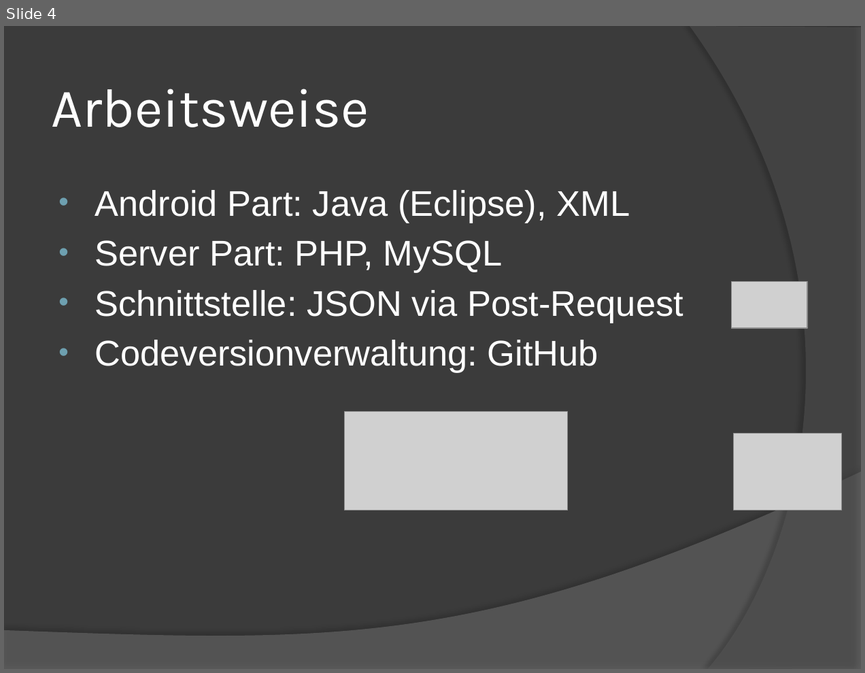
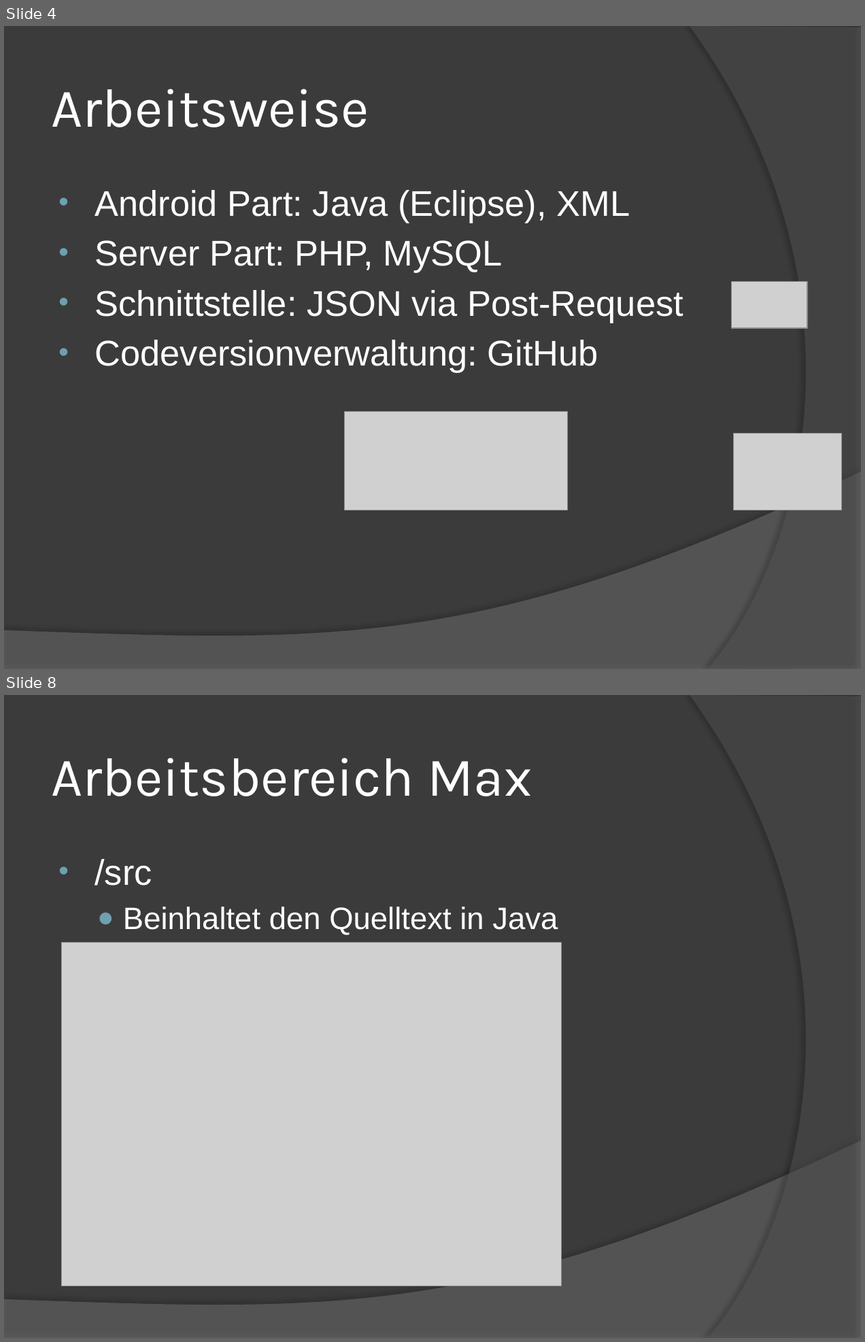
Before and after one commit to mbohlaender/pam, a slide deck: documentation/presentation.pptx. Shown one above the other, each under a label of ours: slide 4 before the commit, slides 4 and 8 after it; the slides between them are not shown. The pictures are 865x673 and 865x1342 pixels, drawn with LibreOffice and Linux fonts; fonts in the diff are those of the drawing; grey boxes stand for pictures. Boxes give left, top, right and bottom in pixels: in the first picture for what was removed or moved away, otherwise in the second. Text is boxed around its words. In the diff, an @@ line names an element or a change of style, - is before the commit and + after.

```diff
--- a/documentation/presentation.pptx
+++ b/documentation/presentation.pptx
@@ slide 8 added at <box>4,695,861,1338</box>, background #3B3B3B; not listed: 2 template elements that a slide beside it also shows @@
@@ title added at <box>51,758,532,796</box>, 46 pt, text #FFFFFF @@
+Arbeitsbereich Max
@@ text added at <box>94,859,558,935</box>, 26 pt, text #FFFFFF @@
+• /src
+  ● Beinhaltet den Quelltext in Java
@@ picture added at <box>61,942,561,1285</box> @@
```
Also in this commit, not shown: 8 other slides changed, 6 other slides added, 15 other files.
